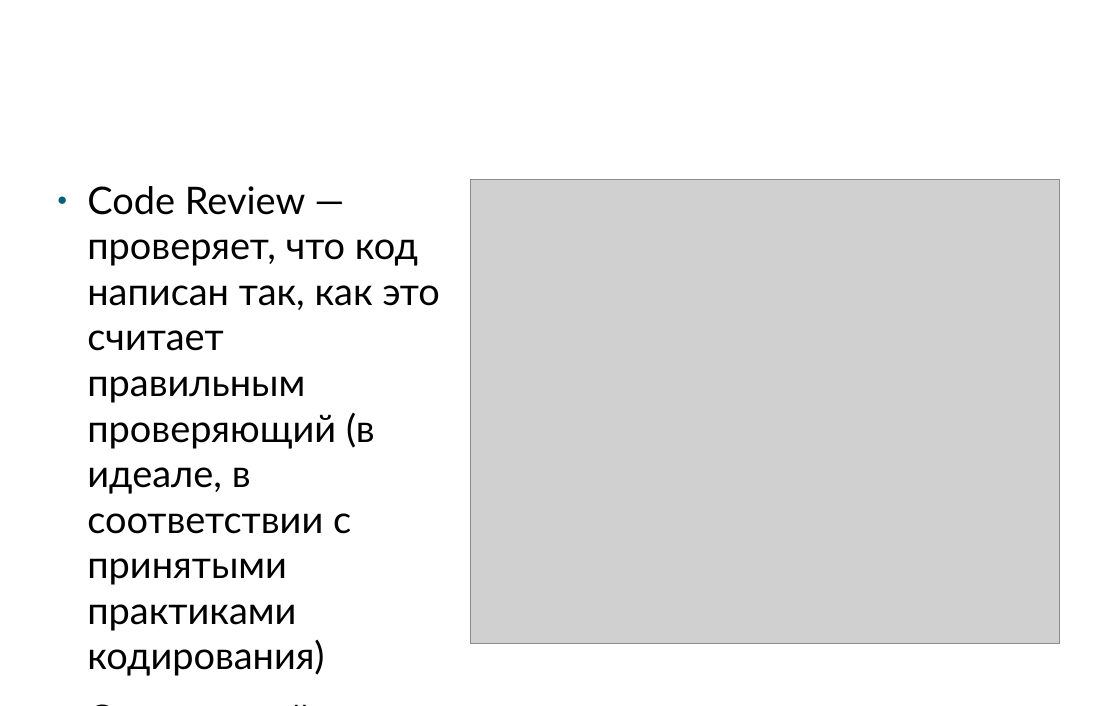
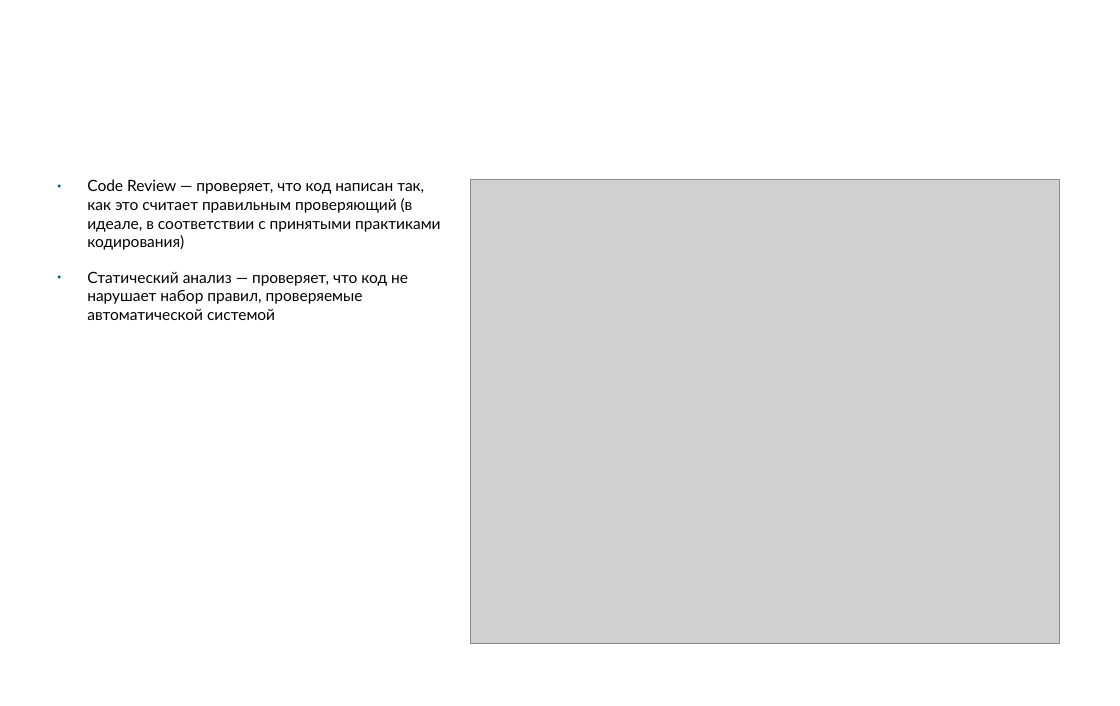
Before and after one commit to klimenkoAnna/DeveloperInstrumentalTools, a slide deck: slide 10 of docs/ETU DIT #2.pptx. Drawn at 1120x706 pixels with LibreOffice and Linux fonts; fonts in the diff are those of the drawing; grey boxes stand for pictures; background and template pictures are left out. Boxes give left, top, right and bottom in pixels: in the first picture for what was removed or moved away, otherwise in the second. Text is boxed around its words. In the diff, an @@ line names an element or a change of style, - is before the commit and + after.

```diff
--- a/docs/ETU DIT #2.pptx
+++ b/docs/ETU DIT #2.pptx
@@ text "Code Review — проверяет, что ..." at box(87, 179, 440, 320): size 32 to 13.1 pt @@
```
Also in this commit, not shown: 9 other slides changed, 9 other files.
